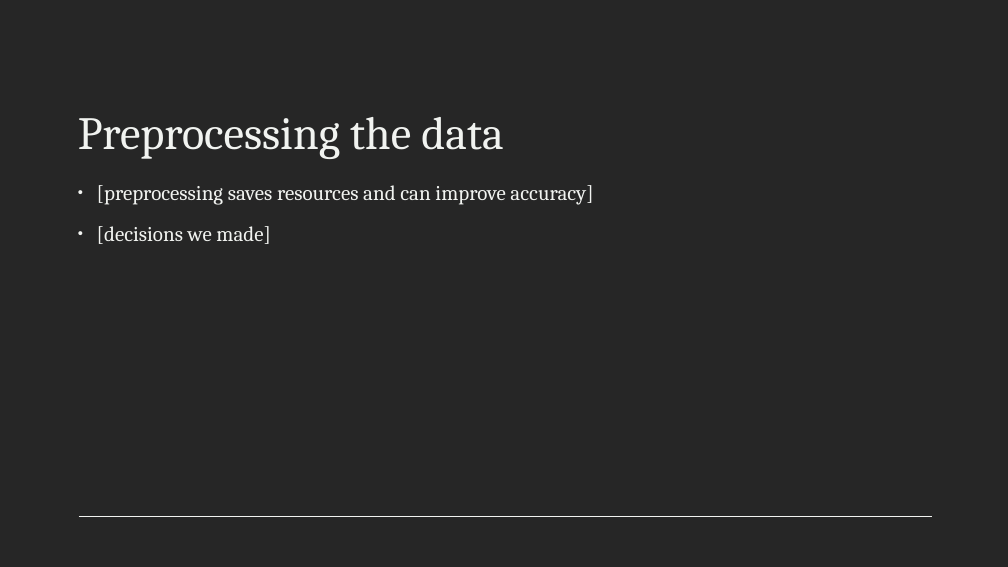
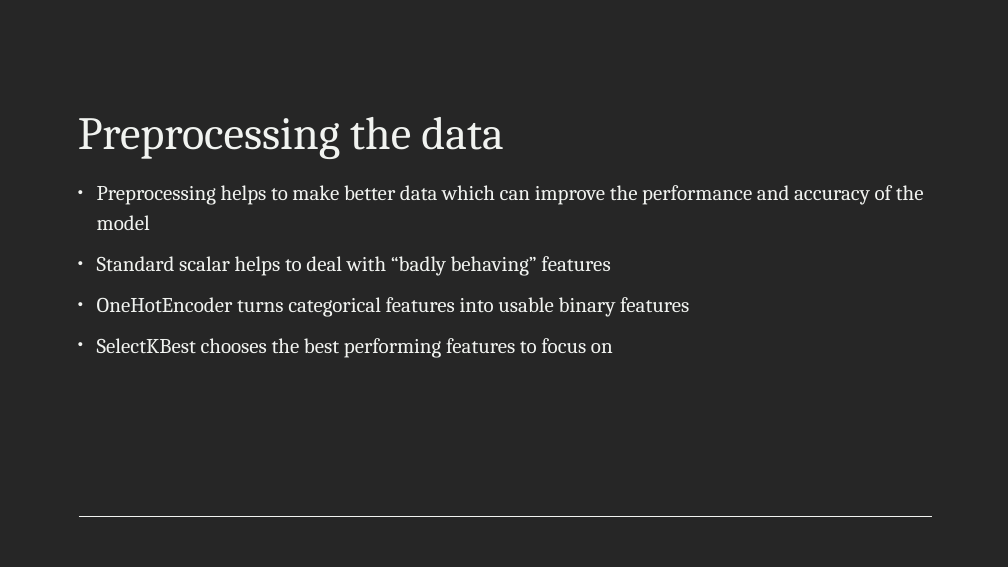
Before and after one commit to raginggoosedev/dataquest-2024, a slide deck: slide 6 of DataQuest 2024 - Team 15.pptx. Drawn at 1008x567 pixels with LibreOffice and Linux fonts; fonts in the diff are those of the drawing. Boxes give left, top, right and bottom in pixels: in the first picture for what was removed or moved away, otherwise in the second. Text is boxed around its words. In the diff, an @@ line names an element or a change of style, - is before the commit and + after.

```diff
--- a/DataQuest 2024 - Team 15.pptx
+++ b/DataQuest 2024 - Team 15.pptx
@@ text at <box>97,185,924,358</box>: text changed @@
-• [preprocessing saves resources and can improve accuracy]
-• [decisions we made]
+• Preprocessing helps to make better data which can improve the performance and accuracy of the model
+• Standard scalar helps to deal with “badly behaving” features
+• OneHotEncoder turns categorical features into usable binary features
+• SelectKBest chooses the best performing features to focus on
```
Also in this commit, not shown: 2 other slides changed.
